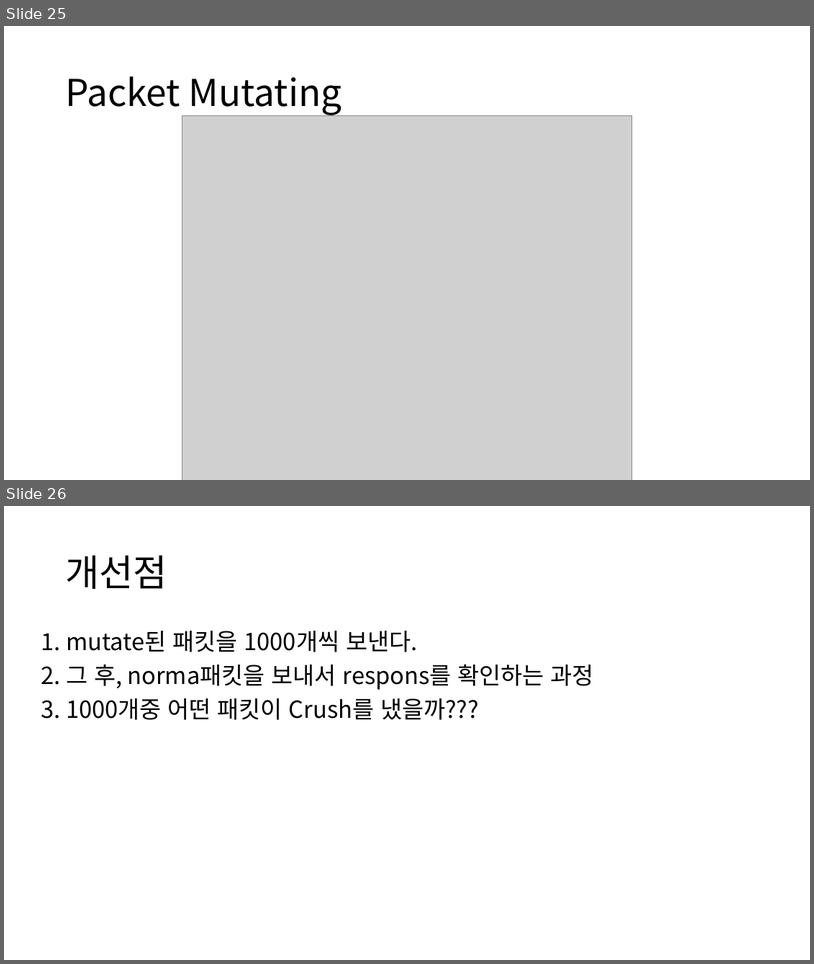
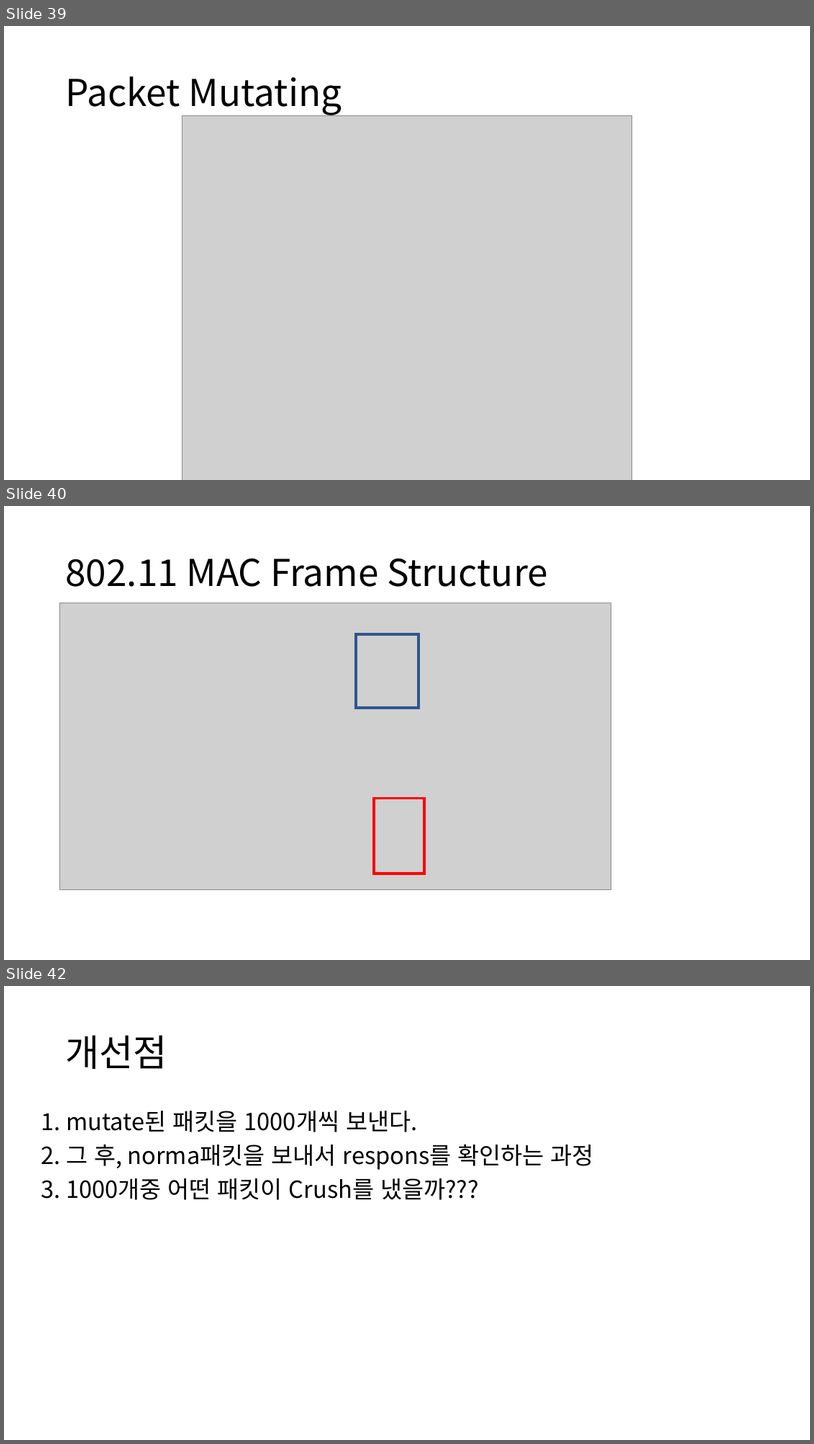
Before and after one commit to gunwooKim-Korea/network-fuzzer, a slide deck: networkfuzzer/Network fuzzer.pptx. Shown one above the other, each under a label of ours: slides 25 and 26 before the commit, slides 39, 40 and 42 after it; the slides between them are not shown. The pictures are 814x964 and 814x1444 pixels, drawn with LibreOffice and Linux fonts; fonts in the diff are those of the drawing; grey boxes stand for pictures. Boxes give left, top, right and bottom in pixels: in the first picture for what was removed or moved away, otherwise in the second. Text is boxed around its words. In the diff, an @@ line names an element or a change of style, - is before the commit and + after.

```diff
--- a/networkfuzzer/Network fuzzer.pptx
+++ b/networkfuzzer/Network fuzzer.pptx
@@ slide 40 added at <box>4,506,810,960</box>, background #FFFFFF @@
@@ title added at <box>65,558,548,587</box>, 44 pt, text #000000 @@
+802.11 MAC Frame Structure
@@ picture added at <box>59,602,612,890</box> @@
@@ rectangle added at <box>356,634,419,708</box>, outline #325491 3 pt @@
@@ rectangle added at <box>374,798,425,873</box>, outline #FF0000 3 pt @@
@@ what was slide 25 is now slide 39 @@
@@ what was slide 26 is now slide 42 @@
```
Also in this commit, not shown: 2 slides changed, 19 other slides added.
